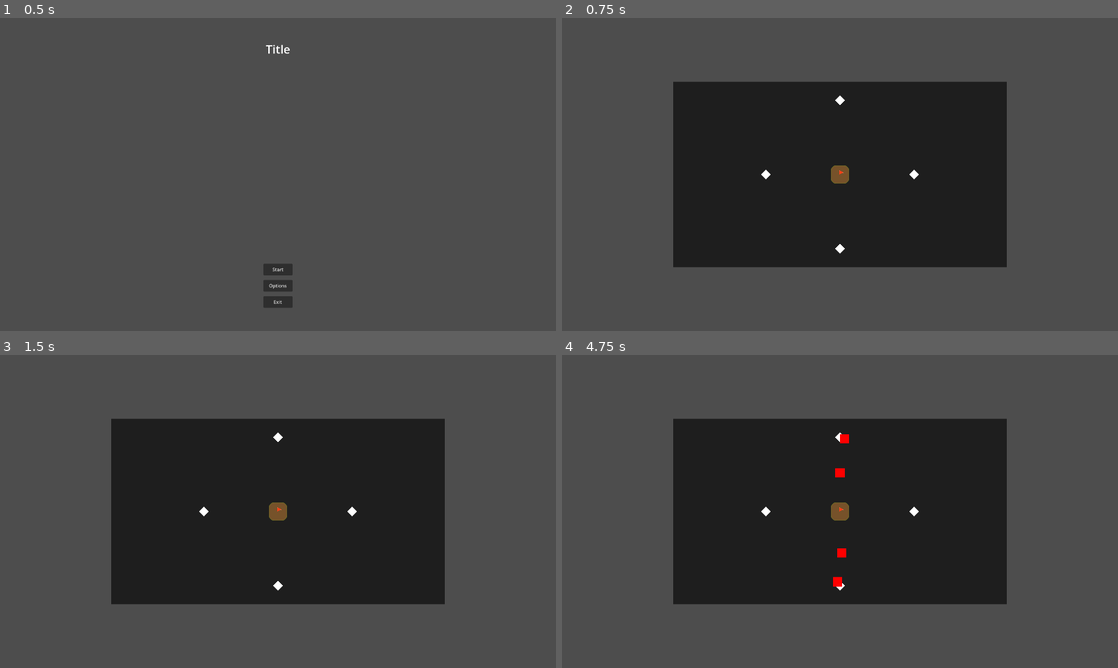
Above: before the commit, frames 1-4 (two rows, left to right).
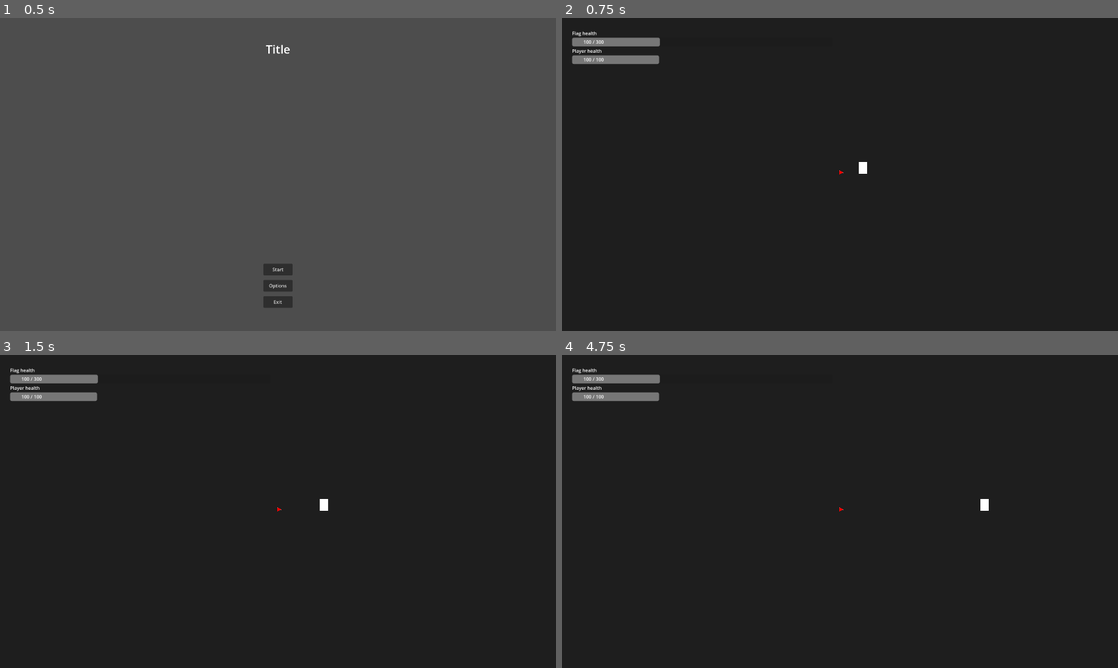
Above: after the commit, the same moments.

Repository: duckenclaw/gmtk2025
Game: Godot game, scene res://src/main_menu.tscn
Two runs of this game, one before a commit and one after it. Both use one fixed random seed, a clock stepped at 60 frames per second and the inputs below.
Inputs (mouse positions are in pixels of both pictures, inside the frame that each line leads up to):
- Up to frame 1 (0.5 s): no input
- Up to frame 2 (0.75 s): click "Start" at 0.5 s
- Up to frame 3 (1.5 s): tap Enter at 1.25 s; move the mouse to (400, 495) at 1.27 s; press the mouse at (400, 495) at 1.28 s; hold Right (ui_right) from 1.28 s (still down)
- Up to frame 4 (4.75 s): move the mouse to (728, 527) at 2.02 s; release Right (ui_right) at 2.03 s; release the mouse at (728, 527) at 2.03 s; hold Down (ui_down) 2.03-2.78 s; click (728, 527) at 2.1 s; move the mouse to (895, 442) at 2.77 s; press the mouse at (895, 442) at 2.78 s; hold Right (ui_right) 2.78-3.53 s; move the mouse to (812, 574) at 3.52 s; release the mouse at (812, 574) at 3.53 s; hold Up (ui_up) 3.53-4.28 s; click (812, 574) at 3.6 s; move the mouse to (1006, 558) at 4.27 s; press the mouse at (1006, 558) at 4.28 s; hold Left (ui_left) from 4.28 s (still down)

Frame 1 is identical in both runs. In frame 2, 65% of the frame differs, in the area x 0-100%, y 0-100%; in frame 3, 65%; in frame 4, 65%.

Commit message:
connected map, player, ui and enemies

Diff:
--- a/project.godot
+++ b/project.godot
@@ -20,6 +20,7 @@
 Random="*res://src/utils/math/random.gd"
 Ref="*res://src/ref.gd"
 State="*res://src/game/state.gd"
+ParticlePool="*res://src/ui/numbers/particle_pool.gd"
 
 [display]
 
--- a/src/enemies/enemy.gd
+++ b/src/enemies/enemy.gd
@@ -6,7 +6,7 @@
 @export var max_health: float = 100.0
 @export var damage: float = 25.0
 @export var enemy_texture: CompressedTexture2D
-@export var target_group: String = "loopOrigin"  # Groups that this enemy can damage
+@export var target_groups: Array[String] = ["loopOrigin", "player"]  # Groups that this enemy can damage
 
 # Current state
 var current_health: float
@@ -27,7 +27,16 @@
 	current_health = max_health
 
 func _physics_process(delta):
-	if is_dead or not is_moving:
+	if is_dead:
+		return
+
+	# Attack
+	for area in get_overlapping_areas():
+		if NodeUtils.has_intersecting_groups(area, target_groups):
+			area.take_damage(damage)
+			enemy_dealt_damage.emit(area, damage)
+
+	if not is_moving:
 		return
 
 	# Move towards target position
@@ -52,24 +61,30 @@
 		return false
 
 	current_health -= incoming_damage
+	ParticlePool.spawn_number_particle(
+		global_position,
+		ParticlePool.ParticleType.ENEMY_TAKES_DAMAGE,
+		incoming_damage
+		)
+
 	if current_health <= 0:
 		is_dead = true
 		print(name + " ENEMY DEAD")
 		enemy_died.emit(self)
 		queue_free()
-	is_invincible = true
-	invincibility_timer.start(3)
-	print(name + " invincible")
 	return true
 
-func _on_body_entered(body):
-	if body.is_in_group(target_group):
+func take_impulse(impulse: Vector2):
+	pass
+
+func _on_body_entered(body: PhysicsBody2D):
+	if NodeUtils.has_intersecting_groups(body, target_groups):
 		body.take_damage(damage)
 		enemy_dealt_damage.emit(body, damage)
 
 
-func _on_area_entered(area):
-	if area.is_in_group(target_group):
+func _on_area_entered(area: Area2D):
+	if NodeUtils.has_intersecting_groups(area, target_groups):
 		area.take_damage(damage)
 		enemy_dealt_damage.emit(area, damage)
 
--- a/src/game/game.gd
+++ b/src/game/game.gd
@@ -1 +1,14 @@
 extends Node
+class_name Game
+
+@onready var game_map: GameMap = $GameMap
+@onready var game_ui: GameUi = $GameUi
+
+
+func _ready() -> void:
+	Ref.particle_layer = $ParticleLayer
+
+	game_map.player.player_health_changed.connect(game_ui.player_health_changed)
+	game_map.player.player_died
+
+	game_map.flag.origin_health_changed.connect(game_ui.flag_health_changed)
--- a/src/game/game.tscn
+++ b/src/game/game.tscn
@@ -1,6 +1,14 @@
-[gd_scene load_steps=2 format=3 uid="uid://c0sene84p44ry"]
+[gd_scene load_steps=4 format=3 uid="uid://c0sene84p44ry"]
 
 [ext_resource type="Script" uid="uid://mk37pv18gbuy" path="res://src/game/game.gd" id="1_7uq6d"]
+[ext_resource type="PackedScene" uid="uid://coeskkfvneigs" path="res://src/map/game_map.tscn" id="2_kgj8g"]
+[ext_resource type="PackedScene" uid="uid://ce880iha75f3d" path="res://src/ui/game_ui.tscn" id="3_l80un"]
 
 [node name="Game" type="Node2D"]
 script = ExtResource("1_7uq6d")
+
+[node name="GameMap" parent="." instance=ExtResource("2_kgj8g")]
+
+[node name="ParticleLayer" type="Node2D" parent="."]
+
+[node name="GameUi" parent="." instance=ExtResource("3_l80un")]
--- a/src/game/state.gd
+++ b/src/game/state.gd
@@ -1,2 +1,7 @@
 extends Node
 #class_name State # Autoload
+
+var player_max_health: float = 100.0
+var flag_max_health: float = 300.0
+
+# Upgrades go here
--- a/src/main_menu.gd
+++ b/src/main_menu.gd
@@ -1,6 +1,6 @@
 extends Control
 
-@export var start_scene: PackedScene = preload("res://src/map/game_map.tscn")
+@export var start_scene: PackedScene = preload("res://src/game/game.tscn")
 
 @onready var title_screen: MarginContainer = $TitleScreen
 @onready var options_screen: MarginContainer = $OptionsScreen
--- a/src/map/damaging_area.gd
+++ b/src/map/damaging_area.gd
@@ -8,14 +8,14 @@
 
 func _physics_process(_delta):
 	for area in hitbox.get_overlapping_areas():
-		if !area.is_invincible and area.is_in_group(target_group):
+		if area.is_in_group(target_group):
 			area.take_damage(damage)
 
 func _on_area_2d_body_entered(body):
-	if body.is_in_group(target_group) and !body.is_invincible:
+	if body.is_in_group(target_group):
 		body.take_damage(damage)
 
 
 func _on_area_2d_area_entered(area):
-	if area.is_in_group(target_group) and !area.is_invincible:
+	if area.is_in_group(target_group):
 		area.take_damage(damage)
--- a/src/map/flag.gd
+++ b/src/map/flag.gd
@@ -1,19 +1,18 @@
 extends Area2D
 
-@export var max_health: float = 100.0
-@export var current_health: float
+signal origin_health_changed(health: float)
+
+const INVINSIBILITY_TIME: float = 0.2
+
+var current_health: float = State.flag_max_health
 
 @onready var invincibility_timer = $InvincibilityTimer
 var is_invincible: bool = false
-
-func _ready():
-	current_health = max_health
 
 
 func _on_invincibility_timer_timeout():
 	print("flag not invincible")
 	is_invincible = false
-	invincibility_timer.stop()
 
 func take_damage(incoming_damage: float):
 	if is_invincible:
@@ -21,7 +20,14 @@
 
 	current_health -= incoming_damage
 	print("FLAG TOOK: " + str(incoming_damage))
-	print("CURRENT HEALTH: " + str(current_health) + "/" + str(max_health))
+	print("CURRENT HEALTH: " + str(current_health) + "/" + str(State.flag_max_health))
 	is_invincible = true
-	invincibility_timer.start(3)
 	print("flag invincible")
+	invincibility_timer.start(INVINSIBILITY_TIME)
+
+	origin_health_changed.emit(current_health)
+	ParticlePool.spawn_number_particle(
+		global_position,
+		ParticlePool.ParticleType.FLAG_TAKES_DAMAGE,
+		incoming_damage
+		)
--- a/src/map/loop-origin.tscn
+++ b/src/map/flag.tscn
@@ -1,23 +1,24 @@
 [gd_scene load_steps=4 format=3 uid="uid://cov5v1yloo3ev"]
 
-[ext_resource type="Script" uid="uid://blp53m35x5sgg" path="res://src/map/flag.gd" id="1_iprmj"]
-[ext_resource type="Texture2D" uid="uid://cbwl1aq14xykv" path="res://assets/art/testing/flag.png" id="2_tfdso"]
+[ext_resource type="Script" uid="uid://blp53m35x5sgg" path="res://src/map/flag.gd" id="1_641q3"]
+[ext_resource type="Texture2D" uid="uid://cbwl1aq14xykv" path="res://assets/art/testing/flag.png" id="2_y18tl"]
 
 [sub_resource type="CircleShape2D" id="CircleShape2D_ljfuh"]
 radius = 16.0
 
-[node name="LoopOrigin" type="Area2D" groups=["loopOrigin"]]
-script = ExtResource("1_iprmj")
+[node name="Flag" type="Area2D" groups=["loopOrigin"]]
+script = ExtResource("1_641q3")
 
 [node name="FlagTexture" type="Sprite2D" parent="."]
 position = Vector2(5, 0)
 scale = Vector2(0.12, 0.12)
-texture = ExtResource("2_tfdso")
+texture = ExtResource("2_y18tl")
 
 [node name="CollisionShape2D" type="CollisionShape2D" parent="."]
 shape = SubResource("CircleShape2D_ljfuh")
 
 [node name="InvincibilityTimer" type="Timer" parent="."]
-wait_time = 2.0
+wait_time = 0.001
+one_shot = true
 
 [connection signal="timeout" from="InvincibilityTimer" to="." method="_on_invincibility_timer_timeout"]
--- a/src/map/game_map.gd
+++ b/src/map/game_map.gd
@@ -34,6 +34,10 @@
 		config = wave_config
 		spawners = spawner_list
 		next_spawn_time =  config.spawn_interval
+
+@onready var player: Player = $Player
+@onready var flag: Area2D = $Flag
+
 
 func _ready():
 	setup_timers()
--- a/src/map/game_map.tscn
+++ b/src/map/game_map.tscn
@@ -7,17 +7,20 @@
 [ext_resource type="Resource" uid="uid://dnu81157bjydy" path="res://src/resources/waves/wave_basic.tres" id="3_agj85"]
 [ext_resource type="Texture2D" uid="uid://nsl84b5jq2rn" path="res://assets/art/testing/white.png" id="3_ixs7q"]
 [ext_resource type="Script" uid="uid://slrq46ve4m1n" path="res://src/enemies/enemy_spawner.gd" id="3_qq67j"]
-[ext_resource type="PackedScene" uid="uid://cov5v1yloo3ev" path="res://src/map/loop-origin.tscn" id="4_c04iw"]
+[ext_resource type="PackedScene" uid="uid://cov5v1yloo3ev" path="res://src/map/flag.tscn" id="4_c04iw"]
 [ext_resource type="Resource" uid="uid://bktkemr278g2d" path="res://src/resources/waves/wave_heavy.tres" id="4_jt6ke"]
 [ext_resource type="Resource" uid="uid://bmlldxi7p35u5" path="res://src/resources/waves/wave_fast.tres" id="5_0yb6h"]
 [ext_resource type="Texture2D" uid="uid://cgg7fpi7fpmto" path="res://assets/art/testing/blue.png" id="5_fdrke"]
 [ext_resource type="Resource" uid="uid://b0f6p300g2kgj" path="res://src/resources/waves/wave_mixed.tres" id="6_4r6xi"]
+[ext_resource type="PackedScene" uid="uid://cni2a6p1fkqef" path="res://src/player/player.tscn" id="8_4im40"]
 [ext_resource type="Script" uid="uid://hbxxlijgke2g" path="res://src/resources/enemy_type.gd" id="11_yimol"]
 [ext_resource type="Resource" uid="uid://bdblhdo83ukl6" path="res://src/resources/enemy_types/test_enemy.tres" id="12_4im40"]
-[ext_resource type="PackedScene" uid="uid://cf15unl0s2bcx" path="res://src/map/damaging_area.tscn" id="13_lepdv"]
 [ext_resource type="Resource" uid="uid://iqgd0ysoad7f" path="res://src/resources/enemy_types/basic_enemy.tres" id="13_ydoxh"]
 [ext_resource type="Resource" uid="uid://b7ujvifag7ksk" path="res://src/resources/enemy_types/fast_enemy.tres" id="14_j2nwg"]
 [ext_resource type="Resource" uid="uid://crf6ltt5cmtey" path="res://src/resources/enemy_types/heavy_enemy.tres" id="15_34bvs"]
+
+[sub_resource type="CircleShape2D" id="CircleShape2D_yimol"]
+radius = 100.0
 
 [node name="GameMap" type="Node2D" node_paths=PackedStringArray("north_spawner", "south_spawner", "west_spawner", "east_spawner")]
 script = ExtResource("1_s4k8m")
@@ -28,22 +31,25 @@
 wave_configs = Array[ExtResource("2_agj85")]([ExtResource("3_agj85"), ExtResource("4_jt6ke"), ExtResource("5_0yb6h"), ExtResource("6_4r6xi")])
 
 [node name="Map" type="Sprite2D" parent="."]
-scale = Vector2(9, 5)
+scale = Vector2(15.546876, 8.78125)
 texture = ExtResource("1_xu641")
 
 [node name="Camera2D" type="Camera2D" parent="."]
 
+[node name="Player" parent="." instance=ExtResource("8_4im40")]
+position = Vector2(79, -3)
+
 [node name="EnemySpawners" type="Node2D" parent="."]
 
 [node name="NorthEnemySpawner" type="Node2D" parent="EnemySpawners" node_paths=PackedStringArray("target_node")]
-position = Vector2(0, -256)
+position = Vector2(2, -797)
 script = ExtResource("3_qq67j")
 enemy_scene = ExtResource("1_c04iw")
 spawn_texture = ExtResource("5_fdrke")
 current_enemy_types = Array[ExtResource("11_yimol")]([ExtResource("12_4im40"), ExtResource("13_ydoxh"), ExtResource("14_j2nwg"), ExtResource("15_34bvs")])
 enemy_type_weights = Array[float]([5.0, 3.0, 1.0, 0.5])
 spawn_count = 0
-target_node = NodePath("../../LoopOrigin")
+target_node = NodePath("../../Flag")
 
 [node name="White" type="Sprite2D" parent="EnemySpawners/NorthEnemySpawner"]
 rotation = 0.7853982
@@ -53,14 +59,14 @@
 wait_time = 2.0
 
 [node name="SouthEnemySpawner" type="Node2D" parent="EnemySpawners" node_paths=PackedStringArray("target_node")]
-position = Vector2(0, 256)
+position = Vector2(-4, 835)
 script = ExtResource("3_qq67j")
 enemy_scene = ExtResource("1_c04iw")
 spawn_texture = ExtResource("5_fdrke")
 current_enemy_types = Array[ExtResource("11_yimol")]([ExtResource("12_4im40"), ExtResource("13_ydoxh"), ExtResource("14_j2nwg"), ExtResource("15_34bvs")])
 enemy_type_weights = Array[float]([5.0, 3.0, 1.0, 0.5])
 spawn_count = 0
-target_node = NodePath("../../LoopOrigin")
+target_node = NodePath("../../Flag")
 
 [node name="White" type="Sprite2D" parent="EnemySpawners/SouthEnemySpawner"]
 rotation = 0.7853982
@@ -70,14 +76,14 @@
 wait_time = 2.0
 
 [node name="EastEnemySpawner" type="Node2D" parent="EnemySpawners" node_paths=PackedStringArray("target_node")]
-position = Vector2(256, 0)
+position = Vector2(1036, 4)
 script = ExtResource("3_qq67j")
 enemy_scene = ExtResource("1_c04iw")
 spawn_texture = ExtResource("5_fdrke")
 current_enemy_types = Array[ExtResource("11_yimol")]([ExtResource("12_4im40"), ExtResource("13_ydoxh"), ExtResource("14_j2nwg"), ExtResource("15_34bvs")])
 enemy_type_weights = Array[float]([5.0, 3.0, 1.0, 0.5])
 spawn_count = 0
-target_node = NodePath("../../LoopOrigin")
+target_node = NodePath("../../Flag")
 
 [node name="White" type="Sprite2D" parent="EnemySpawners/EastEnemySpawner"]
 rotation = 0.7853982
@@ -87,14 +93,14 @@
 wait_time = 2.0
 
 [node name="WestEnemySpawner" type="Node2D" parent="EnemySpawners" node_paths=PackedStringArray("target_node")]
-position = Vector2(-256, 0)
+position = Vector2(-1040, 2)
 script = ExtResource("3_qq67j")
 enemy_scene = ExtResource("1_c04iw")
 spawn_texture = ExtResource("5_fdrke")
 current_enemy_types = Array[ExtResource("11_yimol")]([ExtResource("12_4im40"), ExtResource("13_ydoxh"), ExtResource("14_j2nwg"), ExtResource("15_34bvs")])
 enemy_type_weights = Array[float]([5.0, 3.0, 1.0, 0.5])
 spawn_count = 0
-target_node = NodePath("../../LoopOrigin")
+target_node = NodePath("../../Flag")
 
 [node name="White" type="Sprite2D" parent="EnemySpawners/WestEnemySpawner"]
 rotation = 0.7853982
@@ -103,13 +109,16 @@
 [node name="SpawnTimer" type="Timer" parent="EnemySpawners/WestEnemySpawner"]
 wait_time = 2.0
 
-[node name="LoopOrigin" parent="." instance=ExtResource("4_c04iw")]
-
-[node name="DamagingArea" parent="." instance=ExtResource("13_lepdv")]
+[node name="Flag" parent="." instance=ExtResource("4_c04iw")]
 
 [node name="WaveTimer" type="Timer" parent="."]
 wait_time = 15.0
 autostart = true
+
+[node name="LoopStartArea" type="Area2D" parent="."]
+
+[node name="CollisionShape2D" type="CollisionShape2D" parent="LoopStartArea"]
+shape = SubResource("CircleShape2D_yimol")
 
 [connection signal="wave_completed" from="." to="." method="_on_wave_completed"]
 [connection signal="enemy_spawned" from="EnemySpawners/NorthEnemySpawner" to="." method="_on_enemy_spawned"]
--- a/src/player/actions/fire_action.gd
+++ b/src/player/actions/fire_action.gd
@@ -1,12 +1,15 @@
 extends Action
 class_name FireAction
 
-const FIRE_DAMAGE = 1.0
+const FIRE_DAMAGE: float = 1.0
+const DAMAGE_TIMEOUT: float = 150 # msec
 
 @onready var area_2d: Area2D = $Area2D
 
 var target_group: String = "enemy"
 var targets_in_area: Array
+
+var last_damage_time: float = 0.0
 
 
 func _ready() -> void:
@@ -16,6 +19,9 @@
 func accept_command(command: Command):
 	if command is CommandMouse:
 		area_2d.rotation = command.direction.angle()
+
+		area_2d.visible = command.is_pressed
+		if Time.get_ticks_msec() - last_damage_time < DAMAGE_TIMEOUT: return
 
 		if command.is_pressed:
 			for enemy in targets_in_area:
--- a/src/player/player.gd
+++ b/src/player/player.gd
@@ -15,8 +15,7 @@
 var actions: Array[Action]
 var current_action: Action
 
-var max_health := 100.0
-var health := 100.0
+var health := State.player_max_health
 
 @onready var actions_node: Node2D = $Actions
 
@@ -40,12 +39,9 @@
 	var command_mouse := CommandMouse.new(mouse_direction, mouse_pos, Input.is_action_pressed("mouse_click"))
 	accept_command(command_mouse)
 
-
 	if Input.is_action_just_released("mouse_click"):
 		var command_click := CommandMouseReleased.new(mouse_direction, mouse_pos)
 		accept_command(command_click)
-
-
 
 
 func accept_command(command: Command):
@@ -67,6 +63,8 @@
 	else:
 		player_health_changed.emit(health)
 
+func take_impulse(impulse: Vector2):
+	pass
 
 
 
--- a/src/ref.gd
+++ b/src/ref.gd
@@ -1,2 +1,4 @@
 extends Node
 #class_name Ref # Autoload
+
+var particle_layer: Node2D
--- a/src/ui/game_ui.gd
+++ b/src/ui/game_ui.gd
@@ -1,2 +1,20 @@
 extends CanvasLayer
 class_name GameUi
+
+@onready var flag_progress_bar: ProgressBar = $HealthContainer/FlagProgressBar
+@onready var player_progress_bar: ProgressBar = $HealthContainer/PlayerProgressBar
+
+func _process(_delta: float) -> void:
+	player_progress_bar.max_value = State.player_max_health
+	flag_progress_bar.max_value = State.flag_max_health
+
+func _ready() -> void:
+	player_progress_bar.value = State.player_max_health
+	flag_progress_bar.value = State.flag_max_health
+
+func player_health_changed(health: float):
+	player_progress_bar.value = health
+
+
+func flag_health_changed(health: float):
+	flag_progress_bar.value = health
--- a/src/ui/game_ui.tscn
+++ b/src/ui/game_ui.tscn
@@ -27,9 +27,16 @@
 offset_right = 530.0
 offset_bottom = 98.0
 
-[node name="Label" type="Label" parent="HealthContainer"]
+[node name="FlagHealthLabel" type="Label" parent="HealthContainer"]
 layout_mode = 2
-text = "Health"
+text = "Flag health"
 
-[node name="ProgressBar" parent="HealthContainer" instance=ExtResource("2_r30kv")]
+[node name="FlagProgressBar" parent="HealthContainer" instance=ExtResource("2_r30kv")]
 layout_mode = 2
+
+[node name="PlayerHealthLabel" type="Label" parent="HealthContainer"]
+layout_mode = 2
+text = "Player health"
+
+[node name="PlayerProgressBar" parent="HealthContainer" instance=ExtResource("2_r30kv")]
+layout_mode = 2
--- /dev/null
+++ b/src/ui/numbers/number_change_particle.gd
@@ -0,0 +1,41 @@
+extends CenterContainer
+class_name NumberChangeParticle
+
+signal was_stashed
+
+const UP_SPEED: float = 60.0
+const MAX_TIME: float = 2.0
+const RANDOM_OFFSET: Vector2 = Vector2(80, 30)
+
+var stashed: bool = false
+var cumulative_delta: float = 0.0
+
+
+func setup(g_pos: Vector2, res: ParticlePool.ParticleType, amount: float):
+	$Label.text = str(int(amount))
+
+	global_position = g_pos
+	position.x -= 100
+	position += Random.point_within_box(RANDOM_OFFSET)
+
+	modulate.a = 1.0
+
+	set_process(true)
+	visible = true
+
+func _process(delta: float) -> void:
+
+	position.y -= delta * UP_SPEED
+	modulate.a = 1 - cumulative_delta/MAX_TIME
+
+	cumulative_delta += delta
+
+	if cumulative_delta > MAX_TIME:
+		stash()
+
+func stash():
+	set_process(false)
+	visible = false
+	stashed = true
+	cumulative_delta = 0.0
+	was_stashed.emit()
--- /dev/null
+++ b/src/ui/numbers/number_change_particle.tscn
@@ -0,0 +1,14 @@
+[gd_scene load_steps=2 format=3 uid="uid://b81jm236weook"]
+
+[ext_resource type="Script" uid="uid://47o5chpqjxce" path="res://src/ui/numbers/number_change_particle.gd" id="1_kbasv"]
+
+[node name="NumberChangeParticle" type="CenterContainer"]
+custom_minimum_size = Vector2(200, 0)
+offset_right = 1.0
+offset_bottom = 23.0
+mouse_filter = 2
+script = ExtResource("1_kbasv")
+
+[node name="Label" type="Label" parent="."]
+layout_mode = 2
+text = "+12716387163871"
--- /dev/null
+++ b/src/ui/numbers/particle_pool.gd
@@ -0,0 +1,31 @@
+extends Node
+#class_name ParticlePool
+
+enum ParticleType {
+	ENEMY_TAKES_DAMAGE,
+	PLAYER_TAKES_DAMAGE,
+	FLAG_TAKES_DAMAGE,
+	PLAYER_HEAL,
+	FLAG_HEAL
+}
+
+const NUMBER_CHANGE_PARTICLE = preload("res://src/ui/numbers/number_change_particle.tscn")
+
+var stashed_change_particles: Array[NumberChangeParticle]
+
+func spawn_number_particle(g_pos: Vector2, res: ParticleType, amount: float):
+	if stashed_change_particles.is_empty():
+		stashed_change_particles.append(create_number_particle(res, amount))
+		#print("created new particle")
+
+	var particle: NumberChangeParticle = stashed_change_particles.pop_back()
+	particle.setup(g_pos, res, amount)
+
+func create_number_particle(res: ParticleType, amount: float) -> NumberChangeParticle:
+	var particle: NumberChangeParticle = NUMBER_CHANGE_PARTICLE.instantiate()
+	Ref.particle_layer.add_child(particle)
+	particle.was_stashed.connect(_change_particle_was_stashed.bind(particle))
+	return particle
+
+func _change_particle_was_stashed(particle: NumberChangeParticle):
+	stashed_change_particles.append(particle)
--- a/src/ui/progress_bar/progress_bar.gd
+++ b/src/ui/progress_bar/progress_bar.gd
@@ -1,15 +1,16 @@
 extends ProgressBar
 #class_name ProgressBar # hides native class
-
-var res: E.ResType = E.ResType.NONE
 
 @onready var h_box_container: HBoxContainer = $HBoxContainer
 @onready var value_label: Label = $HBoxContainer/ValueLabel
 @onready var slash: Label = $HBoxContainer/Slash
-@onready var goal_label: Label = $HBoxContainer/GoalLabel
+@onready var max_label: Label = $HBoxContainer/GoalLabel
 
 
 func _process(_delta: float) -> void:
 	h_box_container.size = size
-	value_label.text = NF.big(value)
-	goal_label.text = NF.big(max_value) + " " + E.get_res_name(res)
+	h_box_container.size.x = 150
+
+	value_label.text = str(int(value))
+	max_label.text = str(int(max_value))
+	size.x = max_value * 3.0
--- a/src/utils/array_utils.gd
+++ b/src/utils/array_utils.gd
@@ -35,6 +35,12 @@
 			return item
 	return null
 
+static func intersect(array1: Array, array2: Array):
+	var intersection = []
+	for item in array1:
+		if array2.has(item):
+			intersection.append(item)
+	return intersection
 
 
 #static func map(array: Array, map_function: FuncRef) -> Array:
--- a/src/utils/node_utils.gd
+++ b/src/utils/node_utils.gd
@@ -5,3 +5,7 @@
 	for n in node.get_children():
 		node.remove_child(n)
 		n.queue_free()
+
+static func has_intersecting_groups(node, groups: Array[String]):
+	var intersection = ArrayUtils.intersect(node.get_groups(), groups)
+	return not ArrayUtils.intersect(node.get_groups(), groups).is_empty()
Not shown: 1 places in assets/theme/theme.tres that only renumber resources
Not shown: 1 places in src/map/game_map.tscn that only renumber resources
Not shown, added: src/ui/numbers/number_change_particle.gd.uid
Not shown, added: src/ui/numbers/particle_pool.gd.uid
Not shown, changed: src/resources/ENEMY_TYPE_INTEGRATION.md
